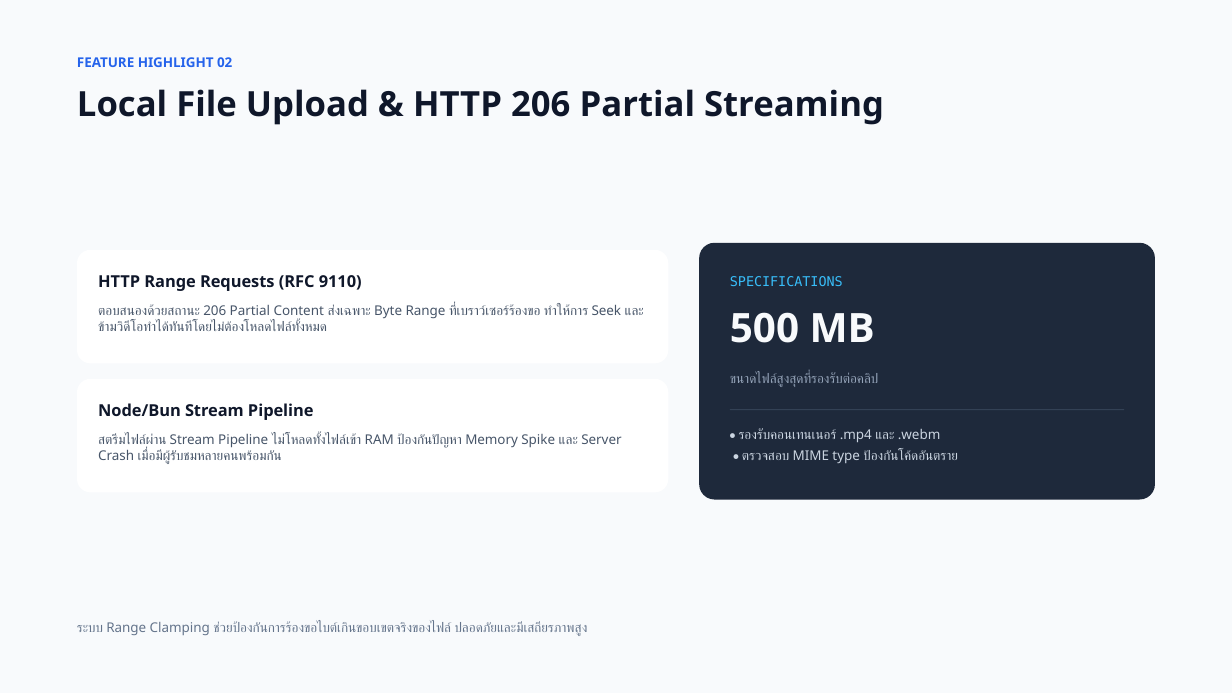
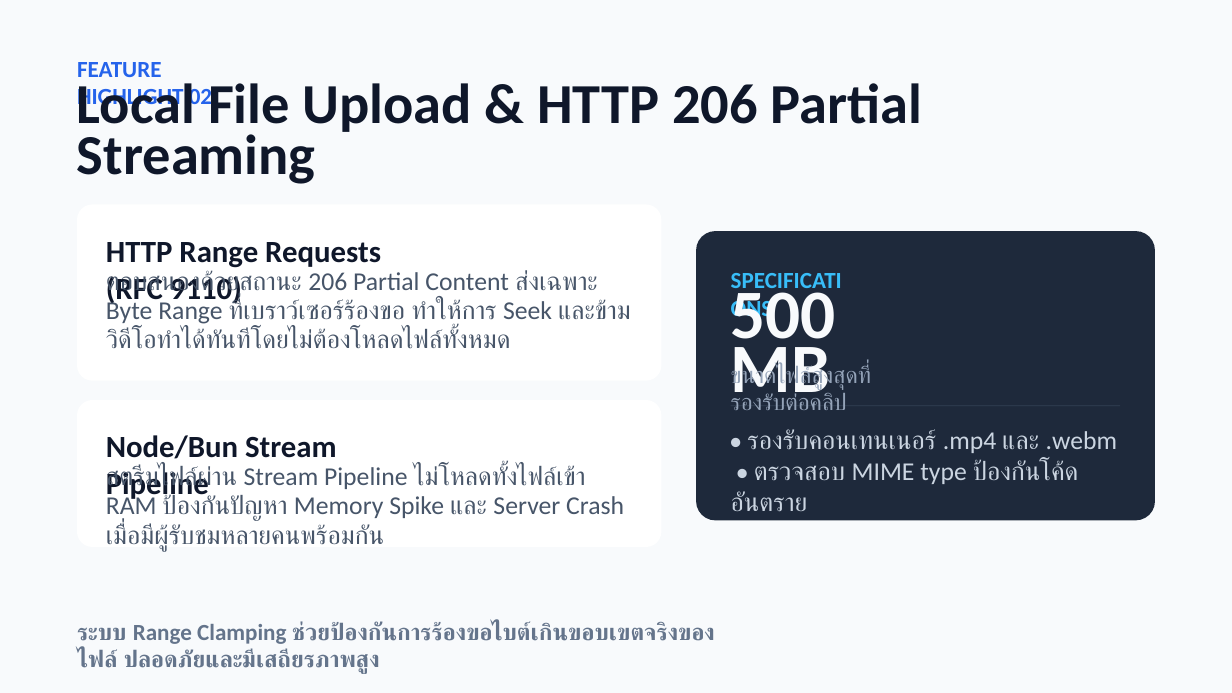
Before and after one commit to PeterGamez/YouStream, a slide deck: slide 6 of YouStream Presentation.pptx. Drawn at 1232x693 pixels with LibreOffice and Linux fonts; fonts in the diff are those of the drawing. Boxes give left, top, right and bottom in pixels: in the first picture for what was removed or moved away, otherwise in the second. Text is boxed around its words. In the diff, an @@ line names an element or a change of style, - is before the commit and + after.

```diff
--- a/YouStream Presentation.pptx
+++ b/YouStream Presentation.pptx
@@ text "FEATURE HIGHLIGHT 02" at [77,62,212,111]: size 10.5 to 18 pt, font Noto Sans to Calibri @@
@@ text "Local File Upload & HTTP ..." at [77,76,923,184]: size 27 to 44 pt, font Noto Sans to Calibri; line spacing 32.4pt to 39.6pt @@
@@ rounded rectangle: place and size @@
-rounded rectangle at [77,250,668,363]
+rounded rectangle at [77,204,662,381]
@@ text "HTTP Range Requests (RFC 9110)": place and size @@
-text "HTTP Range Requests (RFC 9110)" at [98,275,362,291]
+text "HTTP Range Requests (RFC 9110)" at [106,242,381,307]
@@ text "HTTP Range Requests (RFC 9110)" at [106,242,381,307]: size 12.8 to 24 pt, font Noto Sans to Calibri @@
@@ rounded rectangle: place and size @@
-rounded rectangle at [700,243,1155,500]
+rounded rectangle at [696,231,1155,520]
@@ text "ตอบสนองด้วยสถานะ 206 Partial Content ส่งเฉพาะ ...": place and size @@
-text "ตอบสนองด้วยสถานะ 206 Partial Content ส่งเฉพาะ ..." at [98,304,622,331]
+text "ตอบสนองด้วยสถานะ 206 Partial Content ส่งเฉพาะ ..." at [106,270,631,349]
@@ text "ตอบสนองด้วยสถานะ 206 Partial Content ส่งเฉพาะ ..." at [106,270,631,349]: size 10.5 to 20 pt, font Noto Sans to Calibri; line spacing 1 to 22.8pt @@
@@ text "SPECIFICATIONS": place and size @@
-text "SPECIFICATIONS" at [730,276,843,286]
+text "SPECIFICATIONS" at [731,266,848,294]
@@ text "SPECIFICATIONS" at [731,266,848,294]: size 10.5 to 18 pt, font DejaVu Sans Mono to Calibri, bold on @@
@@ text "500 MB" at [731,281,836,409]: size 31.5 to 54 pt, font Noto Sans to Calibri; line spacing 1 to 42pt @@
@@ text "ขนาดไฟล์สูงสุดที่รองรับต่อคลิป": place and size @@
-text "ขนาดไฟล์สูงสุดที่รองรับต่อคลิป" at [730,372,878,387]
+text "ขนาดไฟล์สูงสุดที่รองรับต่อคลิป" at [731,364,871,410]
@@ text "ขนาดไฟล์สูงสุดที่รองรับต่อคลิป" at [731,364,871,410]: size 10.5 to 18 pt, font Noto Sans to Calibri @@
@@ proportions changed in 3 elements at [696,231,1155,520], [77,204,662,381], [77,400,662,547] @@
@@ rounded rectangle: place and size @@
-rounded rectangle at [77,379,668,493]
+rounded rectangle at [77,400,662,547]
@@ rectangle: place and size @@
-rectangle at [730,409,1125,410]
+rectangle at [731,406,1121,407]
@@ text "Node/Bun Stream Pipeline" at [106,435,407,489]: size 12.8 to 24 pt, font Noto Sans to Calibri @@
@@ text "Node/Bun Stream Pipeline": place and size @@
-text "Node/Bun Stream Pipeline" at [98,403,314,420]
+text "Node/Bun Stream Pipeline" at [106,435,407,489]
@@ text "• รองรับคอนเทนเนอร์ .mp4 และ .webm ..." at [731,429,1117,511]: size 10.5 to 20 pt, font Noto Sans to Calibri; line spacing 16.8pt to 24.2pt @@
@@ text "สตรีมไฟล์ผ่าน Stream Pipeline ไม่โหลดทั้งไฟล์เข้า RAM ..." at [106,466,624,551]: size 10.5 to 20 pt, font Noto Sans to Calibri; line spacing 1 to 22.8pt @@
@@ text "สตรีมไฟล์ผ่าน Stream Pipeline ไม่โหลดทั้งไฟล์เข้า RAM ...": place and size @@
-text "สตรีมไฟล์ผ่าน Stream Pipeline ไม่โหลดทั้งไฟล์เข้า RAM ..." at [98,433,621,464]
+text "สตรีมไฟล์ผ่าน Stream Pipeline ไม่โหลดทั้งไฟล์เข้า RAM ..." at [106,466,624,551]
@@ text "ระบบ Range Clamping ช่วยป้องกันการร้องขอไบต์เกินขอบเขตจริงขอ ..." at [77,621,715,674]: size 10.5 to 18 pt, font Noto Sans to Calibri, bold on @@
```
Also in this commit, not shown: 7 other slides changed, 4 slides added, 4 slides removed.
